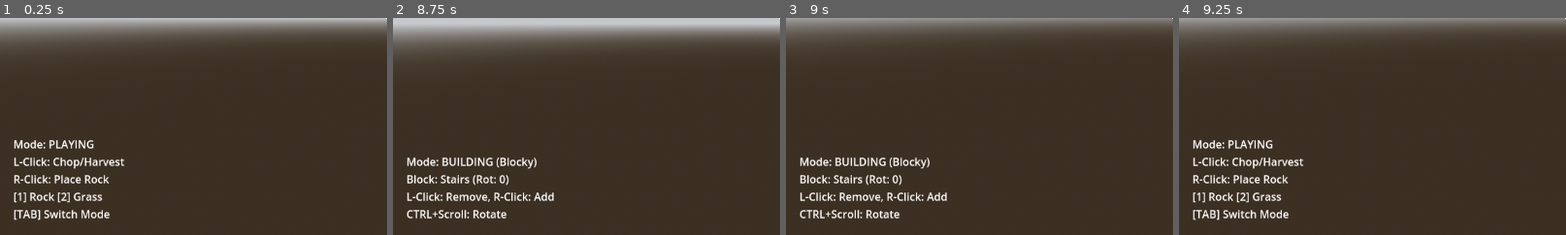
Above: before the commit, frames 1-4 (left to right).
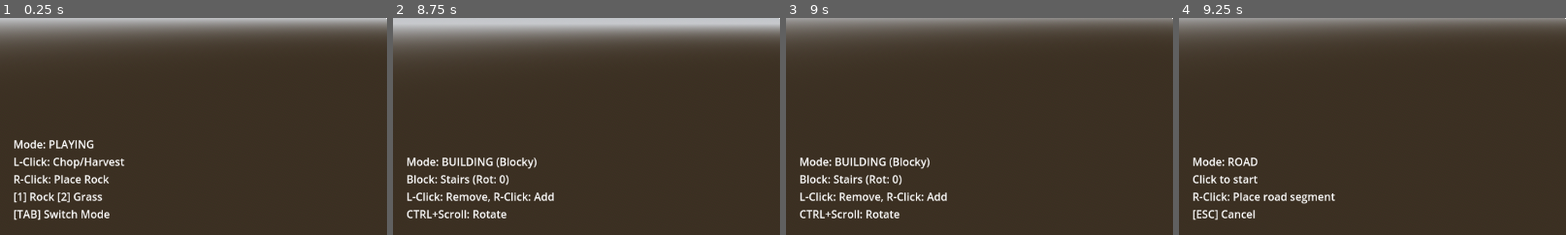
Above: after the commit, the same moments.

Repository: BoQsc/Horror-Survival-Game-Project
Game: Godot game, scene res://main_game_scene.tscn
Two runs of this game, one before a commit and one after it. Both use one fixed random seed, a clock stepped at 60 frames per second and the inputs below.
Inputs (mouse positions are % of the whole screen's width and height, from its top left):
- Up to frame 1 (0.25 s): no input
- Up to frame 2 (8.75 s): tap Enter (ui_accept) at 0.5, 0.77, 1.25, 1.52, 2, 2.75, 3.02, 3.5, 3.77, 4.25, 4.52, 6.02, 6.77, 7.52 s; move the mouse to (55, 50) at 0.52 s; hold Tab (ui_focus_next) 0.53-1.28 s; hold W (move_forward) 0.53-5.78 s; click (55, 50) at 0.67 s; tap G at 0.8, 1.35, 5.3, 5.85 s; move the mouse to (45, 50) at 1.27 s; click (45, 50) at 1.42 s; tap 1 at 1.55, 2.1, 6.05, 6.6 s; move the mouse to (52, 48) at 2.02 s; click (52, 48) at 2.17 s; tap 2 at 2.3, 2.85, 6.8, 7.35 s; move the mouse to (49, 52) at 2.77 s; click (49, 52) at 2.92 s; tap 3 at 3.05, 3.6, 7.55, 8.1 s; move the mouse to (57, 51) at 3.52 s; click (57, 51) at 3.67 s; tap 4 at 3.8, 4.35, 8.3 s; move the mouse to (42, 49) at 4.27 s; click (42, 49) at 4.42 s; tap Tab (ui_focus_next) at 4.55 s; move the mouse to (51, 50) at 5.02 s; hold Tab (ui_focus_next) 5.03-5.78 s; click (51, 50) at 5.17 s; move the mouse to (46, 48) at 5.77 s; hold D (move_right) 5.78-6.53 s; click (46, 48) at 5.92 s; move the mouse to (55, 50) at 6.52 s; hold W (move_forward) from 6.53 s (still down); click (55, 50) at 6.67 s; move the mouse to (45, 50) at 7.27 s; click (45, 50) at 7.42 s; move the mouse to (52, 48) at 8.02 s; click (52, 48) at 8.17 s
- Up to frame 3 (9 s): move the mouse to (49, 52) at 8.77 s; release W (move_forward) at 8.78 s; hold A (move_left) from 8.78 s (still down); tap 4 at 8.85 s; click (49, 52) at 8.92 s
- Up to frame 4 (9.25 s): keep holding A (move_left); tap Enter (ui_accept) at 9.02 s; tap Tab (ui_focus_next) at 9.05 s
The pictures show only the part of the screen within x 0-50%, y 50-100%; the shares and areas given below are measured in that part.

Frames 1-3 are identical in both runs. In frame 4, 3.3% of the frame differs, in the area x 3-41%, y 56-94%.

Commit message:
Add roads and asphalt.

Diff:
--- a/marching_cubes/chunk_manager.gd
+++ b/marching_cubes/chunk_manager.gd
@@ -131,8 +131,11 @@
 	material_terrain.set_shader_parameter("texture_grass", load("res://marching_cubes/green-grass-texture.jpg"))
 	material_terrain.set_shader_parameter("texture_rock", load("res://marching_cubes/rocky-texture.jpg"))
 	material_terrain.set_shader_parameter("texture_sand", load("res://marching_cubes/sand-texture.jpg"))
+	material_terrain.set_shader_parameter("texture_snow", load("res://marching_cubes/snow-texture.jpg") if FileAccess.file_exists("res://marching_cubes/snow-texture.jpg") else load("res://marching_cubes/rocky-texture.jpg"))
+	material_terrain.set_shader_parameter("texture_road", load("res://marching_cubes/asphalt-texture.png"))
 	material_terrain.set_shader_parameter("uv_scale", 0.5)
 	material_terrain.set_shader_parameter("global_snow_amount", 0.0)
+	# Road mask will be set by road_manager
 
 	# Setup Water Material
 	material_water = ShaderMaterial.new()
--- a/marching_cubes/terrain.gdshader
+++ b/marching_cubes/terrain.gdshader
@@ -4,10 +4,16 @@
 uniform sampler2D texture_rock : source_color, filter_linear_mipmap;
 uniform sampler2D texture_sand : source_color, filter_linear_mipmap;
 uniform sampler2D texture_snow : source_color, filter_linear_mipmap;
+uniform sampler2D texture_road : source_color, filter_linear_mipmap;  // Asphalt texture
 
 uniform float uv_scale = 0.5;
 uniform float biome_scale = 0.002; // Smaller = larger biomes
 uniform float global_snow_amount : hint_range(0.0, 1.0) = 0.0;
+
+// Road mask system - samples road_mask texture based on world position
+uniform sampler2D road_mask : hint_default_black, filter_linear, repeat_disable;
+uniform vec2 road_mask_offset = vec2(0.0);  // World offset for mask
+uniform float road_mask_scale = 0.002;       // World units to UV (1/500 = 500m coverage)
 
 varying vec3 world_pos;
 varying vec3 world_normal;
@@ -73,6 +79,7 @@
 	vec3 col_rock = triplanar_texture(texture_rock, weights, uv_pos).rgb;
 	vec3 col_sand = triplanar_texture(texture_sand, weights, uv_pos).rgb;
 	vec3 col_snow = triplanar_texture(texture_snow, weights, uv_pos).rgb;
+	vec3 col_road = triplanar_texture(texture_road, weights, uv_pos).rgb;
 
 	// --- Biome Logic ---
 	// Use world X/Z to pick a biome value [-1, 1]
@@ -103,6 +110,12 @@
 	float cliff_mix = 1.0 - smoothstep(0.5, 0.7, slope);
 	biome_color = mix(biome_color, col_rock, cliff_mix);
 
+	// --- Road Overlay ---
+	// Sample road mask at world position to get road intensity
+	vec2 road_uv = (world_pos.xz + road_mask_offset) * road_mask_scale + 0.5;
+	float road_intensity = texture(road_mask, road_uv).r;
+	biome_color = mix(biome_color, col_road, road_intensity);
+
 	// --- Dynamic Weather Snow ---
 	// Applies everywhere based on global_snow_amount
 	// Snow sticks to flat surfaces more (slope > 0.5)
--- a/player_interaction.gd
+++ b/player_interaction.gd
@@ -3,17 +3,22 @@
 @export var terrain_manager: Node3D
 @export var building_manager: Node3D
 @export var vegetation_manager: Node3D
+@export var road_manager: Node3D  # Road placement system
 
 @onready var mode_label: Label = $"../../../UI/ModeLabel"
 @onready var camera: Camera3D = $".."
 @onready var selection_box: MeshInstance3D = $"../../../SelectionBox"
 @onready var player = $"../.."
 
-enum Mode { PLAYING, TERRAIN, WATER, BUILDING }
+enum Mode { PLAYING, TERRAIN, WATER, BUILDING, ROAD }
 var current_mode: Mode = Mode.PLAYING
 var terrain_blocky_mode: bool = true # Default to blocky as requested
 var current_block_id: int = 1
 var current_rotation: int = 0
+
+# Road building state
+var road_start_pos: Vector3 = Vector3.ZERO
+var is_placing_road: bool = false
 
 # PLAYING mode placeable items
 enum PlaceableItem { ROCK, GRASS }
@@ -127,13 +132,15 @@
 				elif event.button_index == MOUSE_BUTTON_WHEEL_DOWN:
 					current_rotation = (current_rotation - 1 + 4) % 4
 					update_ui()
-			elif Input.get_mouse_mode() == Input.MOUSE_MODE_CAPTURED:
+		elif Input.get_mouse_mode() == Input.MOUSE_MODE_CAPTURED:
 				if current_mode == Mode.PLAYING:
 					handle_playing_input(event)
 				elif current_mode == Mode.TERRAIN or current_mode == Mode.WATER:
 					handle_terrain_input(event)
 				elif current_mode == Mode.BUILDING and has_target:
 					handle_building_input(event)
+				elif current_mode == Mode.ROAD:
+					handle_road_input(event)
 
 func toggle_mode():
 	if current_mode == Mode.PLAYING:
@@ -142,6 +149,9 @@
 		current_mode = Mode.WATER
 	elif current_mode == Mode.WATER:
 		current_mode = Mode.BUILDING
+	elif current_mode == Mode.BUILDING:
+		current_mode = Mode.ROAD
+		is_placing_road = false  # Reset road state
 	else:
 		current_mode = Mode.PLAYING
 	update_ui()
@@ -163,6 +173,9 @@
 		elif current_block_id == 4: block_name = "Stairs"
 
 		mode_label.text = "Mode: BUILDING (Blocky)\nBlock: %s (Rot: %d)\nL-Click: Remove, R-Click: Add\nCTRL+Scroll: Rotate" % [block_name, current_rotation]
+	elif current_mode == Mode.ROAD:
+		var road_status = "Click to start" if not is_placing_road else "Click to end"
+		mode_label.text = "Mode: ROAD\n%s\nR-Click: Place road segment\n[ESC] Cancel" % road_status
 
 func update_selection_box():
 	# If in Terrain/Water Blocky mode, we only care about hit
@@ -416,3 +429,61 @@
 				normal = Vector3(0, 0, -step_z)
 
 	return null
+
+## Road placement input handler
+func handle_road_input(event: InputEventMouseButton):
+	if not road_manager:
+		return
+
+	# Right click to place road points
+	if event.button_index == MOUSE_BUTTON_RIGHT:
+		var hit = raycast(50.0, false)  # Longer range for roads
+		if hit:
+			var pos = hit.position
+
+			if not is_placing_road:
+				# First click - start road
+				road_start_pos = pos
+				is_placing_road = true
+				road_manager.start_road(false)  # false = not a trail
+				road_manager.add_road_point(pos)
+				update_ui()
+			else:
+				# Second click - end road and flatten terrain
+				road_manager.add_road_point(pos)
+				var segment_id = road_manager.finish_road(false)
+
+				if segment_id >= 0:
+					# Flatten terrain along the road
+					_flatten_road_segment(road_start_pos, pos)
+
+				is_placing_road = false
+				update_ui()
+
+	# Left click to cancel
+	elif event.button_index == MOUSE_BUTTON_LEFT and is_placing_road:
+		is_placing_road = false
+		road_manager.current_road_points.clear()
+		road_manager.is_building_road = false
+		update_ui()
+
+## Flatten terrain along a road segment
+func _flatten_road_segment(start: Vector3, end: Vector3):
+	if not terrain_manager:
+		return
+
+	var road_width = road_manager.road_width if road_manager else 5.0
+	var direction = (end - start).normalized()
+	var length = start.distance_to(end)
+	var steps = int(length / 2.0)  # Every 2 meters
+
+	# Average Y height for flat road
+	var avg_y = (start.y + end.y) / 2.0
+
+	for i in range(steps + 1):
+		var t = float(i) / float(steps) if steps > 0 else 0.0
+		var pos = start.lerp(end, t)
+		pos.y = avg_y
+
+		# Flatten terrain at this point (box shape = 1)
+		terrain_manager.modify_terrain(pos, road_width / 2.0, 0.0, 1, 0)
--- /dev/null
+++ b/roads/road_manager.gd
@@ -0,0 +1,181 @@
+extends Node3D
+
+## Road Manager - Controls road placement and terrain shader integration
+## Toggle this feature on/off with roads_enabled
+
+signal road_placed(world_position: Vector3)
+
+@export var terrain_manager: Node3D  # ChunkManager reference
+@export var roads_enabled: bool = true  # Toggle entire road system
+
+## Road width in meters
+@export var road_width: float = 5.0
+## Trail width in meters (narrower than roads)
+@export var trail_width: float = 2.0
+
+## Road mask texture size (512 = covers 512/road_mask_scale meters)
+const MASK_SIZE = 512
+## World units per pixel (smaller = higher detail, less coverage)
+const MASK_SCALE = 0.002  # 1/500 = covers 500m centered on origin
+
+# Road path data - Dictionary of road segments
+# Key: segment_id, Value: { points: Array[Vector3], width: float, is_trail: bool }
+var road_segments: Dictionary = {}
+var next_segment_id: int = 0
+
+# Current road being built (for player placement)
+var current_road_points: Array[Vector3] = []
+var is_building_road: bool = false
+
+# Road mask texture
+var road_mask_image: Image
+var road_mask_texture: ImageTexture
+
+func _ready():
+	if not terrain_manager:
+		terrain_manager = get_tree().get_first_node_in_group("terrain_manager")
+
+	# Create road mask texture
+	_create_road_mask()
+
+	# Defer shader setup to ensure terrain_manager is ready
+	call_deferred("_init_road_shader")
+
+func _create_road_mask():
+	# Create empty image (black = no road, white = road)
+	road_mask_image = Image.create(MASK_SIZE, MASK_SIZE, false, Image.FORMAT_L8)
+	road_mask_image.fill(Color.BLACK)
+
+	# Create texture from image
+	road_mask_texture = ImageTexture.create_from_image(road_mask_image)
+
+func _init_road_shader():
+	if terrain_manager and "material_terrain" in terrain_manager:
+		var mat = terrain_manager.material_terrain
+		if mat:
+			mat.set_shader_parameter("road_mask", road_mask_texture)
+			mat.set_shader_parameter("road_mask_scale", MASK_SCALE)
+			mat.set_shader_parameter("road_mask_offset", Vector2.ZERO)
+
+## Paint road onto mask texture
+func _paint_road_on_mask(start: Vector3, end: Vector3, width: float):
+	# Shader UV formula: road_uv = world_pos.xz * MASK_SCALE + 0.5
+	# So pixel = UV * MASK_SIZE = (world_pos * MASK_SCALE + 0.5) * MASK_SIZE
+	#          = world_pos * MASK_SCALE * MASK_SIZE + MASK_SIZE/2
+
+	var center = MASK_SIZE / 2.0
+	var scale_factor = MASK_SCALE * MASK_SIZE  # Corrected: no division by 2
+
+	# Paint line from start to end
+	var length = start.distance_to(end)
+	var steps = int(length) + 1
+	var pixel_width = max(width * scale_factor, 3.0)  # Minimum 3 pixels wide
+
+	for i in range(steps + 1):
+		var t = float(i) / float(steps) if steps > 0 else 0.0
+		var pos = start.lerp(end, t)
+
+		var px = int(pos.x * scale_factor + center)
+		var pz = int(pos.z * scale_factor + center)
+
+		# Paint circle at this point
+		var radius = int(pixel_width / 2.0) + 1
+		for dx in range(-radius, radius + 1):
+			for dz in range(-radius, radius + 1):
+				if dx * dx + dz * dz <= radius * radius:
+					var x = px + dx
+					var z = pz + dz
+					if x >= 0 and x < MASK_SIZE and z >= 0 and z < MASK_SIZE:
+						road_mask_image.set_pixel(x, z, Color.WHITE)
+
+	# Update texture
+	road_mask_texture.update(road_mask_image)
+
+## Start building a new road/trail
+func start_road(is_trail: bool = false):
+	if not roads_enabled:
+		return
+	current_road_points.clear()
+	is_building_road = true
+
+## Add a point to the current road being built
+func add_road_point(world_pos: Vector3):
+	if not is_building_road:
+		return
+	current_road_points.append(world_pos)
+
+## Finish the current road and save it
+func finish_road(is_trail: bool = false) -> int:
+	if current_road_points.size() < 2:
+		current_road_points.clear()
+		is_building_road = false
+		return -1
+
+	var segment_id = next_segment_id
+	next_segment_id += 1
+
+	var width = trail_width if is_trail else road_width
+
+	road_segments[segment_id] = {
+		"points": current_road_points.duplicate(),
+		"width": width,
+		"is_trail": is_trail
+	}
+
+	# Paint road on mask texture
+	for i in range(current_road_points.size() - 1):
+		_paint_road_on_mask(current_road_points[i], current_road_points[i + 1], width)
+
+	current_road_points.clear()
+	is_building_road = false
+
+	for point in road_segments[segment_id].points:
+		road_placed.emit(point)
+
+	return segment_id
+
+## Quick place a single road segment between two points
+func place_road_segment(start: Vector3, end: Vector3, is_trail: bool = false) -> int:
+	start_road(is_trail)
+	add_road_point(start)
+	add_road_point(end)
+	return finish_road(is_trail)
+
+## Check if a world position is on a road
+func is_on_road(world_pos: Vector3) -> bool:
+	for segment in road_segments.values():
+		var points = segment.points
+		var width = segment.width
+
+		for i in range(points.size() - 1):
+			var p1 = points[i]
+			var p2 = points[i + 1]
+
+			var dist = _point_to_segment_distance(world_pos, p1, p2)
+			if dist < width / 2.0:
+				return true
+
+	return false
+
+func _point_to_segment_distance(point: Vector3, seg_start: Vector3, seg_end: Vector3) -> float:
+	var p = Vector2(point.x, point.z)
+	var a = Vector2(seg_start.x, seg_start.z)
+	var b = Vector2(seg_end.x, seg_end.z)
+
+	var ab = b - a
+	var ap = p - a
+
+	if ab.length_squared() < 0.001:
+		return p.distance_to(a)
+
+	var t = clamp(ap.dot(ab) / ab.dot(ab), 0.0, 1.0)
+	var closest = a + ab * t
+
+	return p.distance_to(closest)
+
+## Clear all roads
+func clear_all_roads():
+	road_segments.clear()
+	next_segment_id = 0
+	road_mask_image.fill(Color.BLACK)
+	road_mask_texture.update(road_mask_image)
Binary file added: marching_cubes/asphalt-texture.png
Not shown, added: marching_cubes/asphalt-texture.png.import
Not shown, added: roads/road_manager.gd.uid
